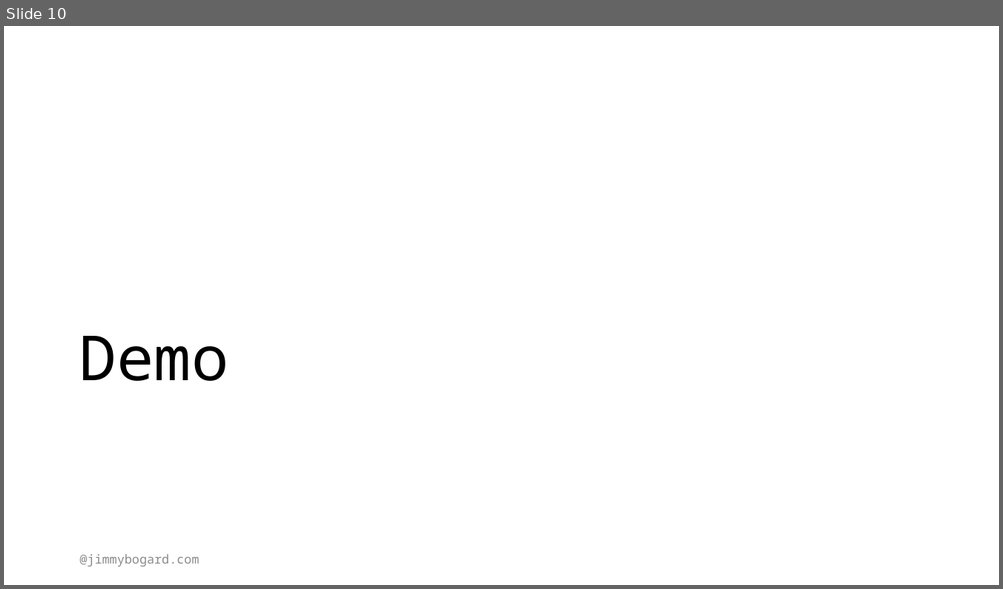
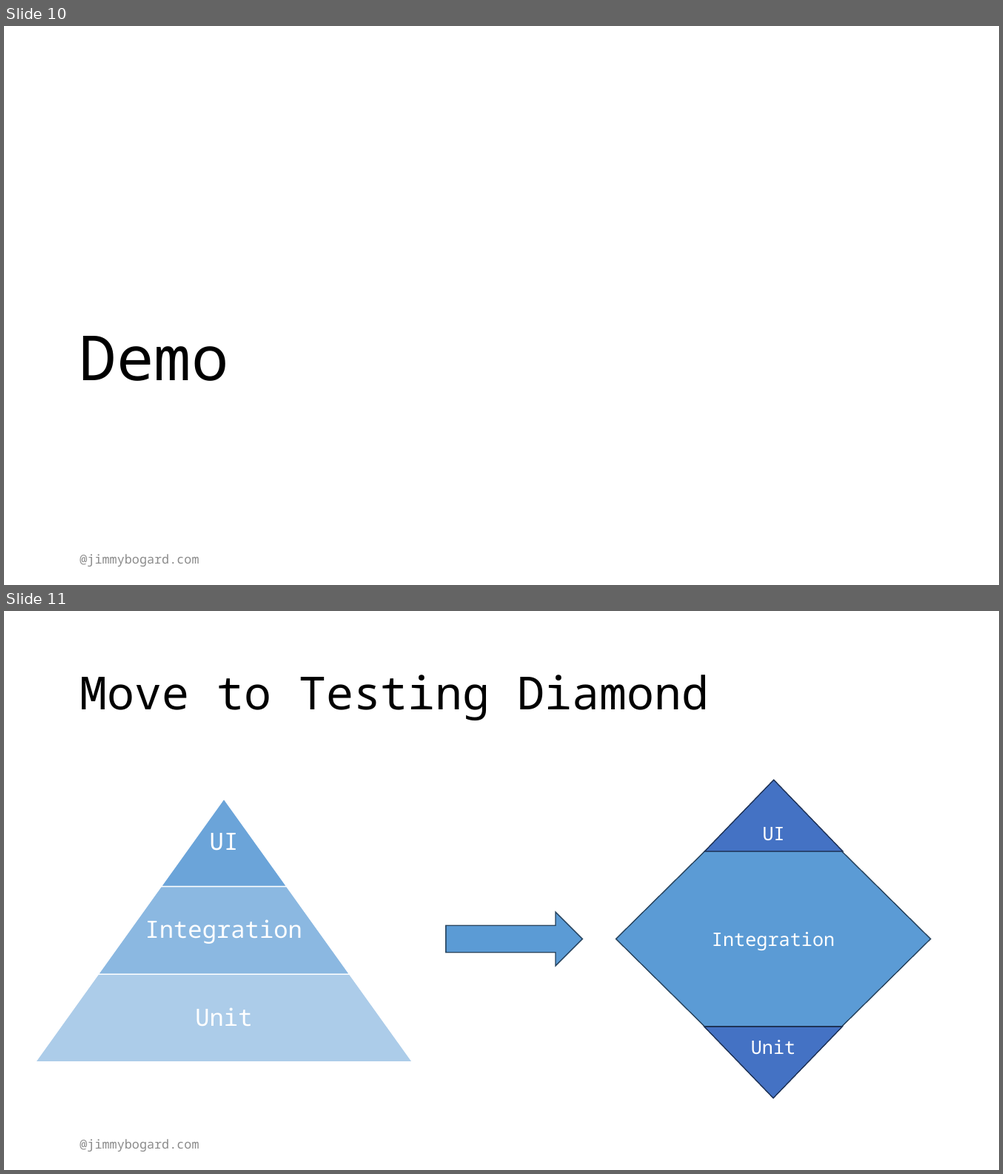
Before and after one commit to jbogard/presentations, a slide deck: BuildingTheUltimateSafetyNetWithIntegrationTests/BuildingTheUltimateSafetyNetWithIntegrationTests.pptx. Shown one above the other, each under a label of ours: slide 10 before the commit, slides 10 and 11 after it. The pictures are 1003x589 and 1003x1174 pixels, drawn with LibreOffice and Linux fonts; fonts in the diff are those of the drawing. Boxes give left, top, right and bottom in pixels: in the first picture for what was removed or moved away, otherwise in the second. Text is boxed around its words. In the diff, an @@ line names an element or a change of style, - is before the commit and + after.

```diff
--- a/BuildingTheUltimateSafetyNetWithIntegrationTests/BuildingTheUltimateSafetyNetWithIntegrationTests.pptx
+++ b/BuildingTheUltimateSafetyNetWithIntegrationTests/BuildingTheUltimateSafetyNetWithIntegrationTests.pptx
@@ slide 11 added at (4,611,999,1170), background #FFFFFF @@
@@ title added at (79,675,709,721), 44 pt, text #000000 @@
+Move to Testing Diamond
@@ triangle added at (705,780,842,852), fill #4472C4, outline #1E3256 1 pt, 18 pt, text #FFFFFF @@
+UI
@@ hexagon added at (616,851,930,1027), fill #5B9BD5, outline #28445D 1 pt, 18 pt, text #FFFFFF @@
+Integration
@@ right arrow added at (446,912,582,966), fill #5B9BD5, outline #28445D 1 pt @@
@@ group added at (35,799,412,1062): 3 trapezoids, 3 texts @@
+UI
+Integration
+Unit
@@ triangle added at (704,1028,842,1099), fill #4472C4, outline #1E3256 1 pt @@
@@ text added at (751,1040,795,1055), 18 pt, text #FFFFFF @@
+Unit
@@ text added at (79,1139,199,1152), 12 pt, text #8C8C8C @@
+@jimmybogard.com
```
Also in this commit, not shown: 1 slide changed, 7 other files.
